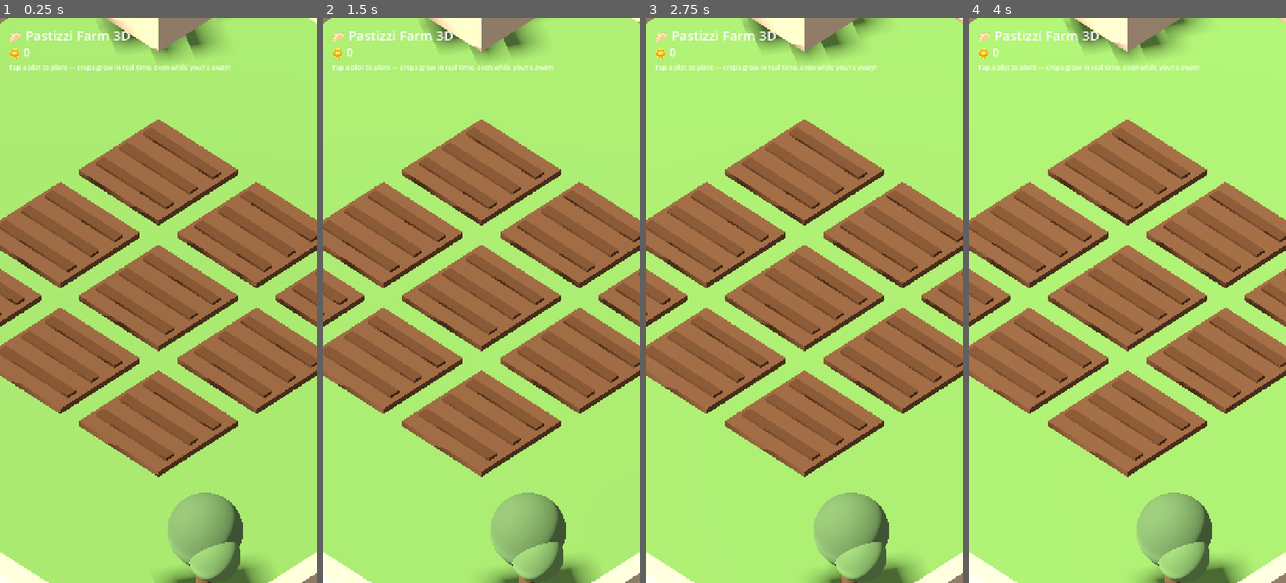
Above: before the commit, frames 1-4 (left to right).
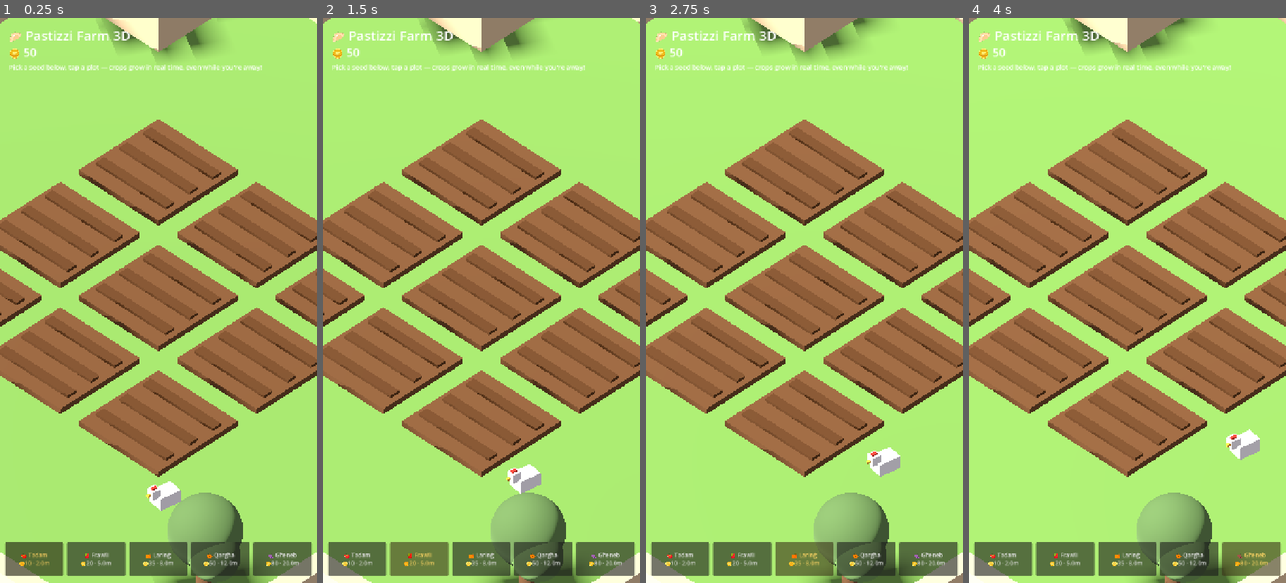
Above: after the commit, the same moments.

Repository: terencecamilleripesci/PastizziFarm3D
Game: Godot game, scene res://farm.tscn
The game is run twice, just before and just after one commit, with the same random seed, the same clock (stepped at 60 frames per second) and the same inputs.
Inputs (mouse positions are in pixels of both pictures, inside the frame that each line leads up to):
- Up to frame 1 (0.25 s): no input
- Up to frame 2 (1.5 s): click (357, 560) at 0.5 s, where only the run after the commit has a clickable "🍅 Tadam 🪙10 · 2.0m"; click (418, 560) at 1.25 s, where only the run after the commit has a clickable "🍓 Frawli 🪙20 · 5.0m"
- Up to frame 3 (2.75 s): click (804, 560) at 2 s, where only the run after the commit has a clickable "🍊 Larinġ 🪙35 · 8.0m"
- Up to frame 4 (4 s): click (1190, 560) at 2.75 s, where only the run after the commit has a clickable "🎃 Qargħa 🪙50 · 12.0m"; click (1251, 560) at 3.5 s, where only the run after the commit has a clickable "🍇 Għeneb 🪙80 · 20.0m"

The runs differ from the first frame. In frame 1, 6.4% of the frame differs, in the area x 1-99%, y 5-99%; in frame 2, 6.4%; in frame 3, 6.4%; in frame 4, 6.4%.

Commit message:
v0.3: seed economy (5 crops with costs/payouts, start 50 coins), seed picker bar, wandering chicken that lays collectible eggs
Co-Authored-By: Claude Fable 5 <noreply@anthropic.com>
Claude-Session: https://claude.ai/code/session_01Q55X5n8LA6xgNosSpJws7r

Diff:
--- a/source/farm.gd
+++ b/source/farm.gd
@@ -4,14 +4,22 @@
 # progress saves on-device, pinch/wheel zoom, drag pan, day/night cycle.
 
 const CROPS := [
-	{ "id": "tadam",  "name": "Tadam",  "color": Color(0.86, 0.22, 0.16), "mins": 2.0,  "pay": 20 },
-	{ "id": "frawli", "name": "Frawli", "color": Color(0.93, 0.30, 0.44), "mins": 5.0,  "pay": 45 },
-	{ "id": "qargha", "name": "Qargħa", "color": Color(0.95, 0.62, 0.12), "mins": 10.0, "pay": 100 },
+	{ "id": "tadam",  "name": "Tadam",  "e": "🍅", "color": Color(0.86, 0.22, 0.16), "mins": 2.0,  "seed": 10, "pay": 25 },
+	{ "id": "frawli", "name": "Frawli", "e": "🍓", "color": Color(0.93, 0.30, 0.44), "mins": 5.0,  "seed": 20, "pay": 55 },
+	{ "id": "laring", "name": "Larinġ", "e": "🍊", "color": Color(0.98, 0.60, 0.12), "mins": 8.0,  "seed": 35, "pay": 95 },
+	{ "id": "qargha", "name": "Qargħa", "e": "🎃", "color": Color(0.90, 0.48, 0.10), "mins": 12.0, "seed": 50, "pay": 150 },
+	{ "id": "gheneb", "name": "Għeneb", "e": "🍇", "color": Color(0.48, 0.24, 0.60), "mins": 20.0, "seed": 80, "pay": 260 },
 ]
 const SAVE_PATH := "user://farm.json"
 const DAY_SECONDS := 180.0            # full day/night loop = 3 minutes
 
-var coins := 0
+var coins := 50
+var sel_crop := 0
+var seed_btns: Array = []
+var chicken: Node3D
+var chick_target := Vector3.ZERO
+var egg_timer := 0.0
+var eggs: Array = []
 var plots: Array = []                 # { body, crop(int idx|-1), node, stem, fruits, planted(unix) }
 var cam: Camera3D
 var sun: DirectionalLight3D
@@ -147,11 +155,35 @@
 	coins_label.add_theme_font_size_override("font_size", 26)
 	ui.add_child(coins_label)
 	hint_label = Label.new()
-	hint_label.text = "Tap a plot to plant — crops grow in real time, even while you're away!"
+	hint_label.text = "Pick a seed below, tap a plot — crops grow in real time, even while you're away!"
 	hint_label.position = Vector2(20, 100)
 	hint_label.add_theme_font_size_override("font_size", 15)
 	ui.add_child(hint_label)
+	var bar := HBoxContainer.new()
+	bar.set_anchors_preset(Control.PRESET_BOTTOM_WIDE)
+	bar.offset_top = -92
+	bar.offset_bottom = -16
+	bar.offset_left = 12
+	bar.offset_right = -12
+	bar.add_theme_constant_override("separation", 8)
+	ui.add_child(bar)
+	for i in range(CROPS.size()):
+		var b := Button.new()
+		var c: Dictionary = CROPS[i]
+		b.text = "%s %s\n🪙%d · %sm" % [c.e, c.name, c.seed, str(c.mins)]
+		b.size_flags_horizontal = Control.SIZE_EXPAND_FILL
+		b.add_theme_font_size_override("font_size", 13)
+		b.pressed.connect(_pick_seed.bind(i))
+		bar.add_child(b)
+		seed_btns.append(b)
+	_pick_seed(0)
+	_build_chicken()
 	_update_coins()
+
+func _pick_seed(i: int) -> void:
+	sel_crop = i
+	for j in range(seed_btns.size()):
+		seed_btns[j].modulate = Color(1, 0.85, 0.4) if j == i else Color(1, 1, 1)
 
 func _update_coins() -> void:
 	coins_label.text = "🪙 %d" % coins
@@ -202,9 +234,14 @@
 	p.planted = planted
 
 func _plant(i: int) -> void:
-	var crop_idx := randi() % CROPS.size()
-	_spawn_crop(i, crop_idx, Time.get_unix_time_from_system())
-	hint_label.text = "%s planted — ready in %s min!" % [CROPS[crop_idx].name, str(CROPS[crop_idx].mins)]
+	var crop: Dictionary = CROPS[sel_crop]
+	if coins < crop.seed:
+		hint_label.text = "Not enough coins for %s seeds (🪙%d) — harvest something first!" % [crop.name, crop.seed]
+		return
+	coins -= crop.seed
+	_update_coins()
+	_spawn_crop(i, sel_crop, Time.get_unix_time_from_system())
+	hint_label.text = "%s planted — ready in %s min!" % [crop.name, str(crop.mins)]
 	_save()
 
 func _harvest(i: int) -> void:
@@ -284,7 +321,17 @@
 	var dir := cam.project_ray_normal(screen_pos)
 	var q := PhysicsRayQueryParameters3D.create(from, from + dir * 200)
 	var hit := get_world_3d().direct_space_state.intersect_ray(q)
-	if hit.is_empty() or not hit.collider.has_meta("plot"):
+	if hit.is_empty():
+		return
+	if hit.collider.has_meta("egg"):
+		coins += 8
+		_update_coins()
+		eggs.erase(hit.collider)
+		hit.collider.queue_free()
+		hint_label.text = "🥚 +8 coins!"
+		_save()
+		return
+	if not hit.collider.has_meta("plot"):
 		return
 	var i: int = hit.collider.get_meta("plot")
 	var p: Dictionary = plots[i]
@@ -295,6 +342,40 @@
 	else:
 		var left: float = CROPS[p.crop].mins * 60.0 - (Time.get_unix_time_from_system() - p.planted)
 		hint_label.text = "%s still growing — %d s left" % [CROPS[p.crop].name, int(max(0, left))]
+
+# ---------- it-tiġieġa: wandering chicken that lays eggs ----------
+func _build_chicken() -> void:
+	chicken = Node3D.new()
+	add_child(chicken)
+	_box(Vector3(0.55, 0.45, 0.75), Vector3(0, 0.42, 0), Color(0.95, 0.93, 0.88), chicken)
+	_box(Vector3(0.3, 0.3, 0.3), Vector3(0, 0.75, 0.42), Color(0.95, 0.93, 0.88), chicken)
+	_box(Vector3(0.1, 0.14, 0.18), Vector3(0, 0.88, 0.42), Color(0.85, 0.2, 0.15), chicken)
+	_box(Vector3(0.08, 0.08, 0.16), Vector3(0, 0.72, 0.6), Color(0.95, 0.65, 0.2), chicken)
+	chicken.position = Vector3(7, 0, 7)
+	chick_target = chicken.position
+
+func _chicken_process(delta: float) -> void:
+	if chicken.position.distance_to(chick_target) < 0.3:
+		chick_target = Vector3(randf_range(-11, 11), 0, randf_range(-11, 11))
+	else:
+		var dir := (chick_target - chicken.position).normalized()
+		chicken.position += dir * delta * 1.1
+		chicken.look_at(chicken.position + dir)
+	egg_timer += delta
+	if egg_timer >= 45.0 and eggs.size() < 3:
+		egg_timer = 0.0
+		var body := StaticBody3D.new()
+		var shape := CollisionShape3D.new()
+		var bs := SphereShape3D.new()
+		bs.radius = 0.6
+		shape.shape = bs
+		body.add_child(shape)
+		body.position = chicken.position + Vector3(0, 0.2, -0.5)
+		body.set_meta("egg", true)
+		add_child(body)
+		_sphere(0.22, Vector3(0, 0, 0), Color(0.98, 0.95, 0.85), body)
+		eggs.append(body)
+		hint_label.text = "🥚 It-tiġieġa laid an egg — tap it!"
 
 # ---------- live growth + day/night ----------
 func _process(delta: float) -> void:
@@ -310,6 +391,7 @@
 				var bob := 1.0 + sin(Time.get_ticks_msec() / 200.0) * 0.08
 				for fr in p.fruits:
 					fr.scale = Vector3(bob, bob, bob)
+	_chicken_process(delta)
 	# gentle day/night cycle
 	day_t += delta
 	var a := day_t * TAU / DAY_SECONDS
Not shown, changed: index.html
Not shown, changed: index.pck
